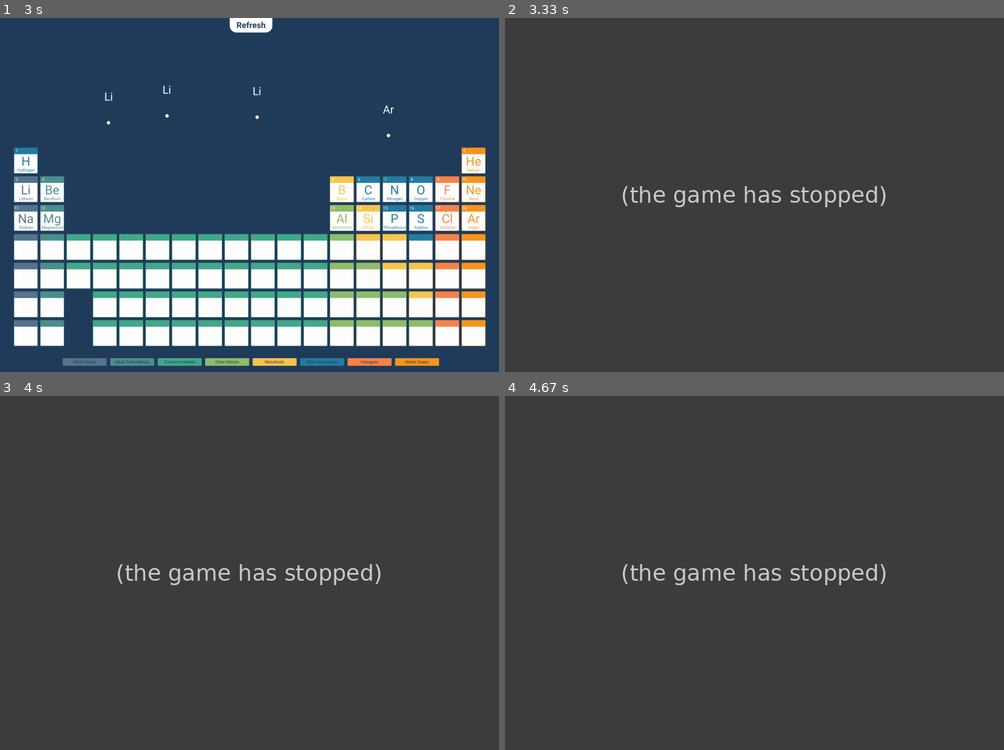
Above: before the commit, frames 1-4 (two rows, left to right).
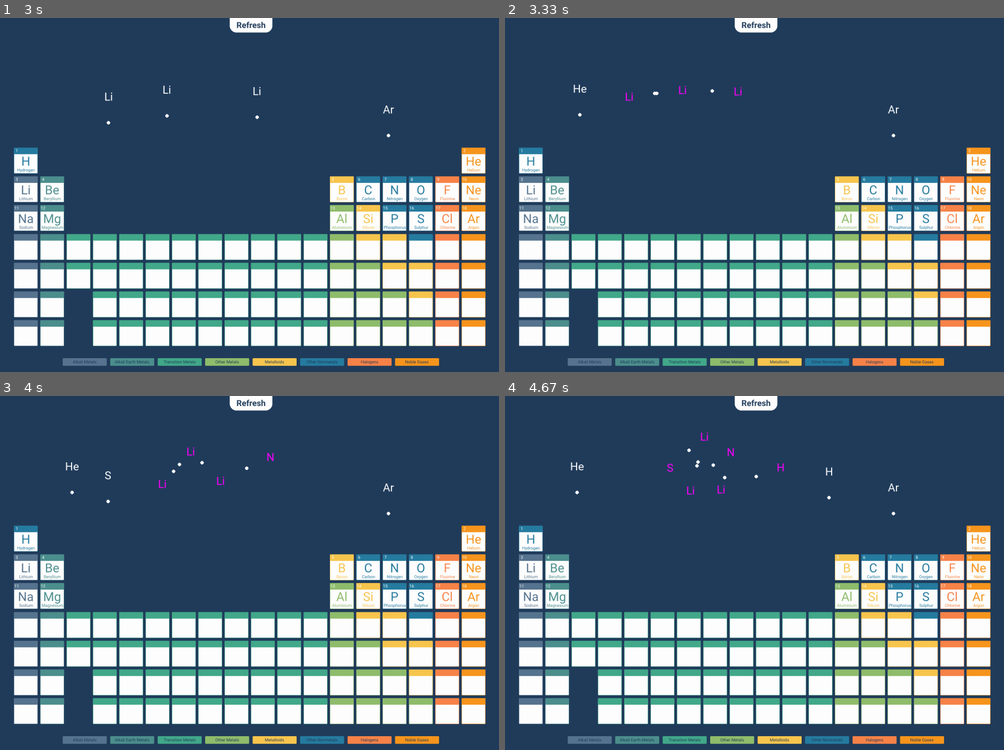
Above: after the commit, the same moments.

Repository: 15collinst/Pygame
Game: pygame game, started from main.py
Same seed, same stepped clock (60 frames per second), same inputs: the game is played once before the commit and once after it.
Inputs (mouse positions are in pixels of both pictures, inside the frame that each line leads up to):
- Up to frame 1 (3 s): press the mouse at (339, 187) at 0.37 s; move the mouse to (284, 141) at 0.47 s; release the mouse at (229, 99) at 0.6 s; click (249, 25) at 0.72 s; press the mouse at (449, 216) at 1.03 s; move the mouse to (389, 180) at 1.13 s; release the mouse at (329, 145) at 1.27 s; press the mouse at (249, 25) at 1.37 s; move the mouse to (194, 166) at 1.47 s; release the mouse at (139, 304) at 1.6 s; press the mouse at (24, 187) at 1.7 s; move the mouse to (89, 138) at 1.8 s; release the mouse at (154, 88) at 1.93 s; press the mouse at (24, 187) at 2.03 s; move the mouse to (164, 141) at 2.13 s; release the mouse at (304, 92) at 2.27 s; press the mouse at (24, 187) at 2.37 s; move the mouse to (49, 145) at 2.47 s; release the mouse at (74, 99) at 2.6 s; press the mouse at (474, 216) at 2.7 s; move the mouse to (429, 163) at 2.8 s; release the mouse at (389, 110) at 2.93 s
- Up to frame 2 (3.33 s): press the mouse at (979, 159) at 3.03 s; move the mouse to (779, 124) at 3.13 s; release the mouse at (584, 88) at 3.27 s
- Up to frame 3 (4 s): press the mouse at (394, 565) at 3.37 s; move the mouse to (344, 512) at 3.47 s; release the mouse at (294, 459) at 3.6 s; press the mouse at (419, 594) at 3.7 s; move the mouse to (259, 534) at 3.8 s; release the mouse at (94, 473) at 3.93 s
- Up to frame 4 (4.67 s): press the mouse at (529, 537) at 4.03 s; move the mouse to (659, 498) at 4.13 s; release the mouse at (789, 459) at 4.27 s; press the mouse at (529, 537) at 4.37 s; move the mouse to (684, 505) at 4.47 s; release the mouse at (844, 473) at 4.6 s

Frame 1 is identical in both runs. In frame 2, 100% of the frame differs, in the area x 0-100%, y 0-100%; in frame 3, 100%; in frame 4, 100%.
Error before the commit: IndexError: list index out of range (sprite.py line 123); the game stopped at 3.03 s (later frames are placeholders)

Commit message:
multiple hydrogen bonds can now form

Diff:
--- a/electron.py
+++ b/electron.py
@@ -2,17 +2,24 @@
 import pygame
 
 class Electron():
-    def __init__(electron):
+    def __init__(electron, parent_element):
+        electron.parent = parent_element
         electron.angle = 0
         electron.colour = (255, 255, 255)
         electron.size = 5
-        electron.bonded = False
+        electron.bonded_element = None
 
-    def get_angle(electron, other_x, other_y, ex, ey):
-        dx = ex - other_x
-        dy = ey - other_y
+    def set_angle(electron):
+        x1, y1 = electron.parent.get_coordinates()
+        x2, y2 = electron.bonded_element.get_coordinates()
+
+        dx = x1 - x2
+        dy = y1 - y2
 
         electron.angle = math.degrees(math.atan2(dx, dy))+180
+
+    def set_bonded(electron, bonded_element):
+        electron.bonded_element = bonded_element
 
     def get_position(electron, mx, my):
         orbit_radius = 75
@@ -25,8 +32,11 @@
         return [x_coordinate, y_coordinate]
 
     def draw(electron, SCREEN, mx, my):
+        if electron.bonded_element != None:
+            electron.set_angle()
+
         orbit_pos = electron.get_position(mx, my)
         pygame.draw.circle(SCREEN, electron.colour, orbit_pos, electron.size, 0)
 
     def get_bonded(electron):
-        return electron.bonded
+        return electron.bonded_element
--- a/main.py
+++ b/main.py
@@ -76,7 +76,7 @@
 	# blue background
 	SCREEN.fill((34,61,92))
 
-	# draw the static imagesgit
+	# draw the static images
 	KEY.draw(SCREEN)
 	OTHER_ELEMENTS.draw(SCREEN)
 
--- a/sprite.py
+++ b/sprite.py
@@ -18,9 +18,7 @@
         element.symbol = element.font.render(element.symbols[element.atomic_number -1], True, (255,255,255))
 
         # lists to store elements electrons
-        element.unbonded_electrons = []
-        element.bonded_electrons = []
-        element.borrowed_electrons = []
+        element.electrons = []
         element.bonded = False
 
         # deduce the number of outer shell electrons
@@ -32,7 +30,7 @@
 
         # creates all the electrons for this element and adds them to the unbonded list
         for i in range(num_of_electrons):
-            element.unbonded_electrons.append(electron.Electron())
+            element.electrons.append(electron.Electron(element))
 
 
     # set the elements coordinates
@@ -45,7 +43,7 @@
         return element.x, element.y
 
     def get_num_of_electrons(element):
-        return len(element.unbonded_electrons) + len(element.bonded_electrons) + len(element.borrowed_electrons)
+        return len(element.electrons)
 
     # draws the element on the screen
     def draw(element, SCREEN):
@@ -56,7 +54,11 @@
         element.draw_electrons(SCREEN)
 
     def get_sharing_electrons(element):
-        num_of_outer_electrons = element.get_num_of_electrons()
+        num_of_outer_electrons = len(element.electrons)
+
+        for electron in element.electrons:
+            if electron.get_bonded() != None:
+                num_of_outer_electrons += 1
 
         # exeption for H and He which are trying to achive an outer shell of 2
         if element.atomic_number <= 2:
@@ -88,8 +90,6 @@
 
                 # if the element is bonded and too close to something else then push apart to a 100px distance
                 if element.bonded:
-                    element.bonded_electrons[0].get_angle(ox, oy, ex, ey)
-                    element.borrowed_electrons[0].get_angle(ox, oy, ex, ey)
                     if distance_apart < (80 * 2):
                         x,y = element.move_element(ex, ey, ox, oy, "push")
                         other_element.set_coordinates(x,y)
@@ -107,24 +107,18 @@
                     if distance_apart == (80 * 2):
                         element.set_bonded(other_element)
                         other_element.set_bonded(element)
-                        for i in range(len(element.unbonded_electrons)):
-                            element.unbonded_electrons[i].angle += 1
+                        for i in range(len(element.electrons)):
+                            element.electrons[i].angle += 1
 
     def draw_electrons(element, SCREEN):
         #draw unbonded electrons
-        for electron in element.unbonded_electrons:
-            electron.draw(SCREEN, element.x, element.y)
-        # draw bonded electrons
-        for electron in element.bonded_electrons:
+        for electron in element.electrons:
             electron.draw(SCREEN, element.x, element.y)
 
     def set_bonded(element, other_element):
-        # move unbonded electron to bonded electrons
-        element.bonded_electrons.append(element.unbonded_electrons[0])
-        element.unbonded_electrons.pop(0)
-
-        # move bonded electron to other elements borrowed electrons
-        other_element.borrowed_electrons.append(element.bonded_electrons[0])
+        for electron in element.electrons:
+            if electron.bonded_element == None:
+                electron.set_bonded(other_element)
 
         # make the element go pink to show its bonded
         element.symbol = element.font.render(element.symbols[element.atomic_number -1], True, (255,0,255))
@@ -155,3 +149,8 @@
             if not electron.get_bonded():
                 electron.colour = (255, 0, 0)
                 electron.rotate_electron(other_element.x, other_element.y, element.x, element.y)
+
+# Things left to do:
+# Make sure bonded / stable elements do not attract others
+# Space out any non bonded electrons
+# done
